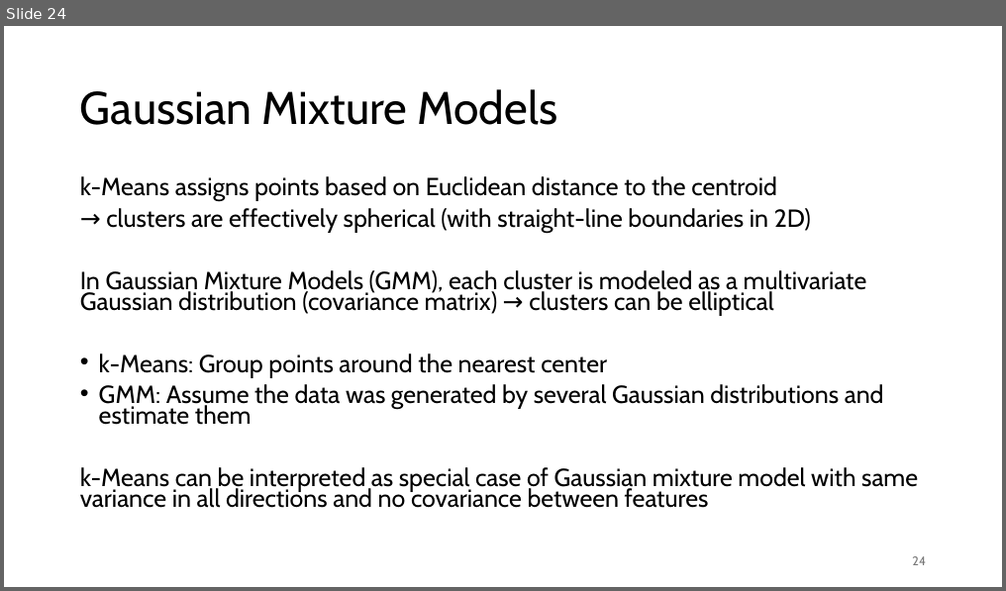
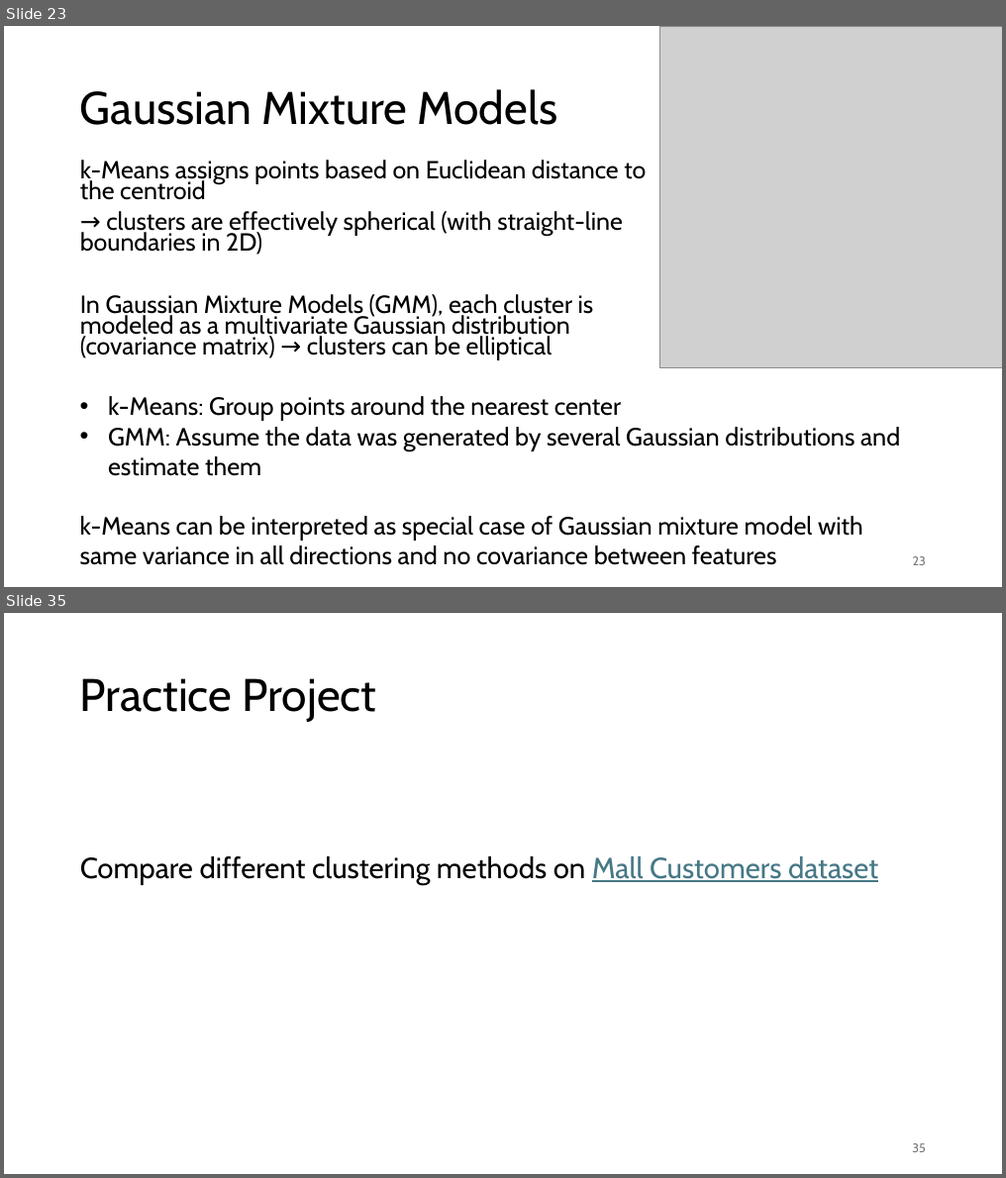
Before and after one commit to FelixWick/data_science, a slide deck: slides/2_clustering.pptx. Shown one above the other, each under a label of ours: slide 24 before the commit, slides 23 and 35 after it; the slides between them are not shown. The pictures are 1006x591 and 1006x1178 pixels, drawn with LibreOffice and Linux fonts; fonts in the diff are those of the drawing; grey boxes stand for pictures. Boxes give left, top, right and bottom in pixels: in the first picture for what was removed or moved away, otherwise in the second. Text is boxed around its words. In the diff, an @@ line names an element or a change of style, - is before the commit and + after.

Commit message:
more clustering examples

```diff
--- a/slides/2_clustering.pptx
+++ b/slides/2_clustering.pptx
@@ slide 35 added at bbox=[4, 613, 1002, 1174], background #FFFFFF @@
@@ title added at bbox=[80, 678, 377, 722], 44 pt, text #000000 @@
+Practice Project
@@ text added at bbox=[80, 857, 878, 885], 28 pt, text #000000 @@
+Compare different clustering methods on Mall Customers dataset
@@ page number added at bbox=[912, 1144, 926, 1153], 12 pt, text #797979 @@
+35
@@ what was slide 24 is now slide 23 @@
@@ slide 23 changed as well @@
@@ picture added at bbox=[659, 26, 1002, 369] @@
@@ text "k-Means assigns points based on ...": place and size @@
-text "k-Means assigns points based on ..." at bbox=[80, 176, 918, 508]
+text "k-Means assigns points based on ..." at bbox=[80, 160, 646, 361]
@@ text at bbox=[80, 354, 918, 508]: paragraphs removed @@
-• k-Means: Group points around the nearest center
-• GMM: Assume the data was generated by several Gaussian distributions and estimate them
-k-Means can be interpreted as special case of Gaussian mixture model with same variance in all directions and no covariance between features
@@ text added at bbox=[80, 396, 900, 566], 24 pt, text #000000 @@
+• k-Means: Group points around the nearest center
+• GMM: Assume the data was generated by several Gaussian distributions and estimate them
+k-Means can be interpreted as special case of Gaussian mixture model with same variance in all directions and no covariance between features
@@ page number at bbox=[913, 557, 926, 566]: text changed @@
-24
+23
```
Also in this commit, not shown: 8 other slides changed, 4 other slides added, 1 slide removed, 3 other files.
